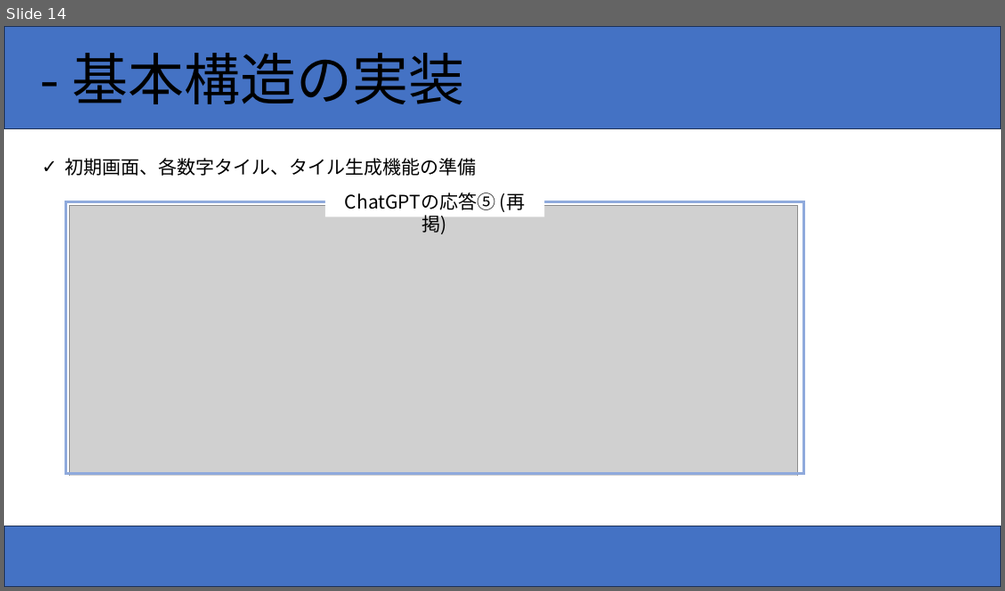
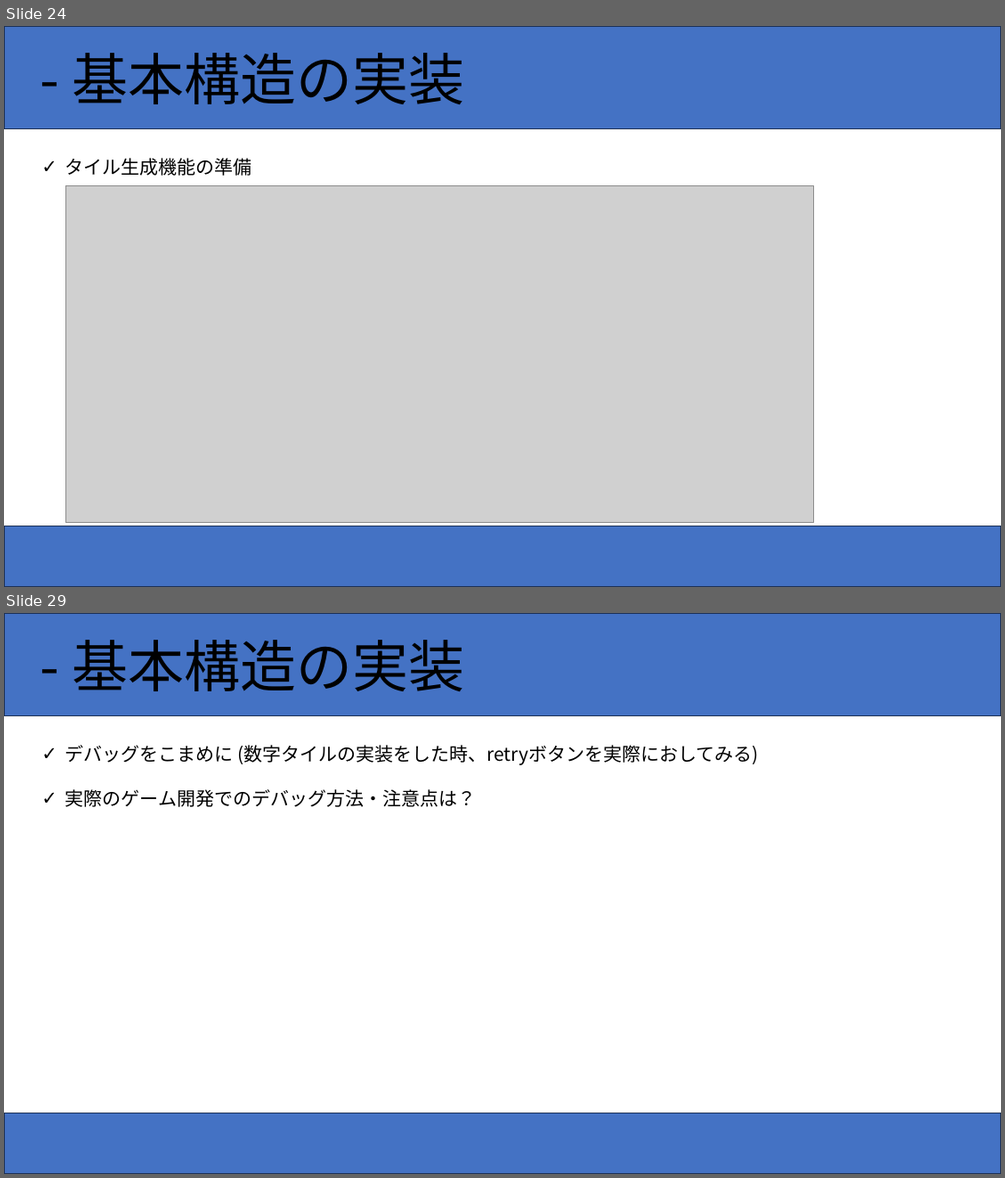
Before and after one commit to RintaroooTobita/2048chatgpt, a slide deck: ChatGPTを用いてゲームを作ろう！.pptx. Shown one above the other, each under a label of ours: slide 14 before the commit, slides 24 and 29 after it; the slides between them are not shown. The pictures are 1005x591 and 1005x1178 pixels, drawn with LibreOffice and Linux fonts; fonts in the diff are those of the drawing; grey boxes stand for pictures. Boxes give left, top, right and bottom in pixels: in the first picture for what was removed or moved away, otherwise in the second. Text is boxed around its words. In the diff, an @@ line names an element or a change of style, - is before the commit and + after.

```diff
--- a/ChatGPTを用いてゲームを作ろう！.pptx
+++ b/ChatGPTを用いてゲームを作ろう！.pptx
@@ slide 29 added at (4, 613, 1001, 1174), background #FFFFFF @@
@@ rectangle added at (4, 613, 1001, 716), fill #4472C4, outline #1E3256 1 pt, 54 pt, text #000000 @@
+- 基本構造の実装
@@ text added at (65, 745, 759, 807), 18 pt, text #000000 @@
+✓ デバッグをこまめに (数字タイルの実装をした時、retryボタンを実際におしてみる)
+✓ 実際のゲーム開発でのデバッグ方法・注意点は？
@@ rectangle added at (4, 1113, 1001, 1174), fill #4472C4, outline #1E3256 1 pt @@
@@ what was slide 14 is now slide 24 @@
@@ slide 24 changed as well @@
@@ text at (65, 158, 252, 176): text changed @@
-✓ 初期画面、各数字タイル、タイル生成機能の準備
+✓ タイル生成機能の準備
@@ picture: place and size @@
-picture at (70, 206, 798, 510)
+picture at (65, 185, 813, 523)
@@ rectangle removed at (66, 201, 804, 473) @@
@@ rectangle removed at (325, 187, 544, 216) @@
-ChatGPTの応答⑤ (再掲)
@@ rectangle removed at (57, 475, 824, 543) @@
```
Also in this commit, not shown: 1 other slide changed, 13 other slides added.
